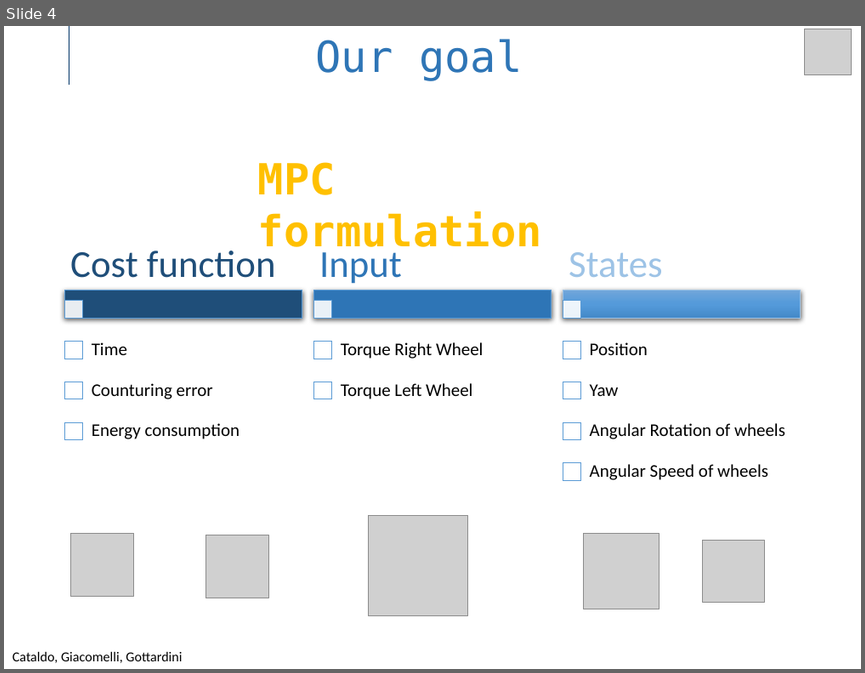
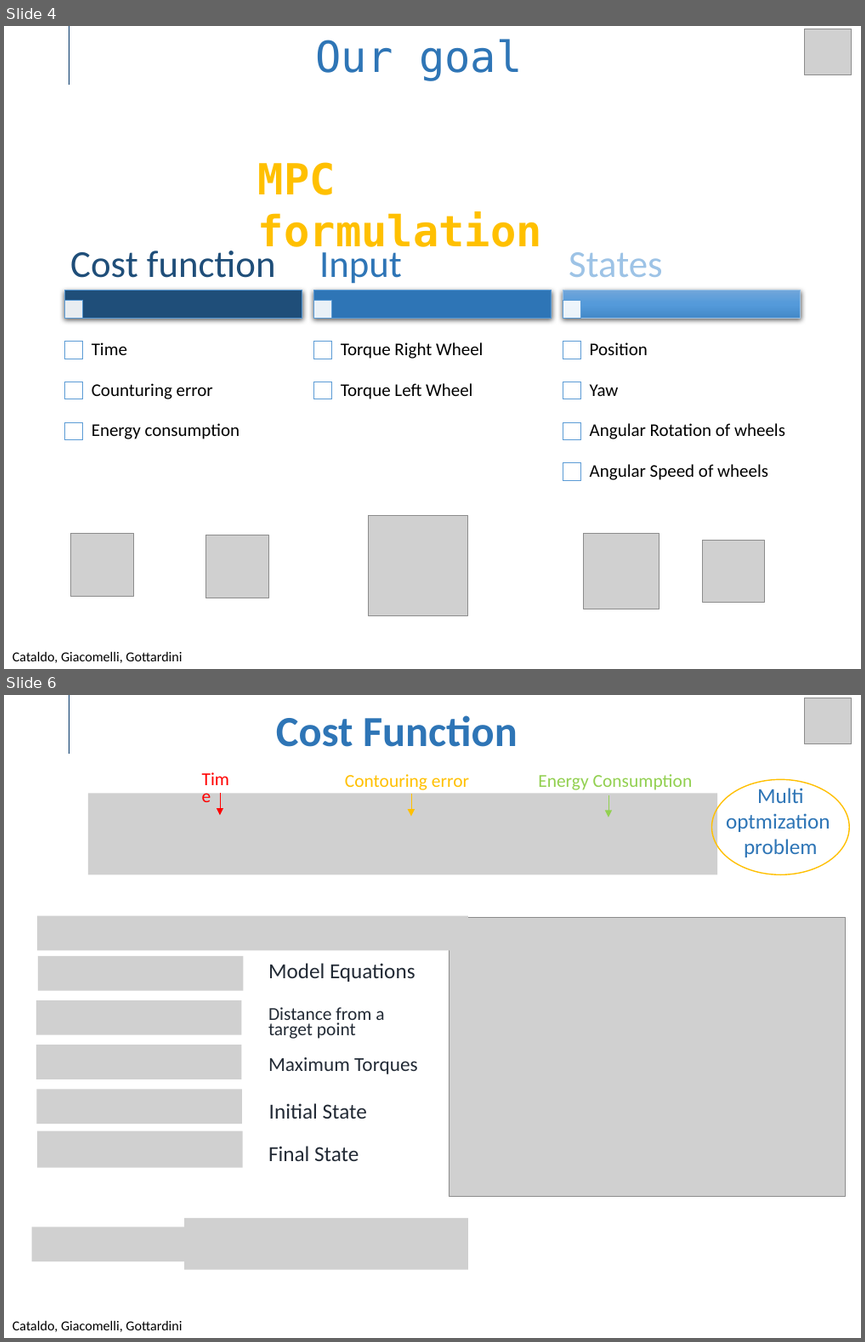
Before and after one commit to GiacomelliGianluca/OC_Mobile_Robot, a slide deck: Presentations/Presentation_11_11.pptx. Shown one above the other, each under a label of ours: slide 4 before the commit, slides 4 and 6 after it; the slides between them are not shown. The pictures are 865x673 and 865x1342 pixels, drawn with LibreOffice and Linux fonts; fonts in the diff are those of the drawing; grey boxes stand for pictures; background and template pictures are left out. Boxes give left, top, right and bottom in pixels: in the first picture for what was removed or moved away, otherwise in the second. Text is boxed around its words. In the diff, an @@ line names an element or a change of style, - is before the commit and + after.

Commit message:
Updated Presentation
Modifiche slide 5
Aggiunte slide 6

```diff
--- a/Presentations/Presentation_11_11.pptx
+++ b/Presentations/Presentation_11_11.pptx
@@ slide 6 added at bbox=[4, 695, 861, 1338], background #FFFFFF; not listed: 2 template elements that a slide beside it also shows @@
@@ text added at bbox=[276, 715, 517, 747], 36 pt, text #2E75B6, bold @@
+Cost Function
@@ picture added at bbox=[804, 698, 851, 743] @@
@@ text added at bbox=[194, 767, 246, 807], 15.3 pt, text #FF0000 @@
+Time
@@ picture added at bbox=[88, 793, 717, 874] @@
@@ arrow added from (220, 793) to (220, 815), #FF0000 0.5 pt @@
@@ text added at bbox=[345, 774, 469, 790], 15.3 pt, text #FFC000 @@
+Contouring error
@@ arrow added from (411, 794) to (411, 816), #FFC000 0.5 pt @@
@@ text added at bbox=[538, 774, 692, 790], 15.3 pt, text #92D050 @@
+Energy Consumption
@@ arrow added from (608, 795) to (608, 817), #92D050 0.5 pt @@
@@ ellipse added at bbox=[712, 780, 849, 875], outline #FFC000 1 pt @@
@@ text added at bbox=[726, 788, 830, 857], 18 pt, text #2E75B6 @@
+Multi
+optmization
+problem
@@ picture added at bbox=[134, 833, 160, 868] @@
@@ picture added at bbox=[37, 916, 468, 950] @@
@@ picture added at bbox=[449, 918, 845, 1197] @@
@@ picture added at bbox=[38, 955, 244, 990] @@
@@ subtitle added at bbox=[268, 963, 415, 981], 18 pt, text #222A35 @@
+Model Equations
@@ picture added at bbox=[36, 1000, 242, 1034] @@
@@ text added at bbox=[268, 1007, 384, 1038], 15.3 pt, text #222A35 @@
+Distance from a target point
@@ picture added at bbox=[36, 1044, 242, 1079] @@
@@ text added at bbox=[268, 1057, 418, 1074], 16.6 pt, text #222A35 @@
+Maximum Torques
@@ picture added at bbox=[36, 1089, 242, 1123] @@
@@ text added at bbox=[269, 1103, 367, 1118], 18 pt, text #222A35 @@
+Initial State
@@ picture added at bbox=[37, 1131, 243, 1168] @@
@@ text added at bbox=[268, 1145, 358, 1161], 18 pt, text #222A35 @@
+Final State
@@ picture added at bbox=[31, 1227, 275, 1261] @@
@@ picture added at bbox=[184, 1218, 467, 1269] @@
@@ text added at bbox=[12, 1320, 182, 1332], 11.5 pt, text #000000 @@
+Cataldo, Giacomelli, Gottardini
```
Also in this commit, not shown: 1 slide changed, 1 other file.
